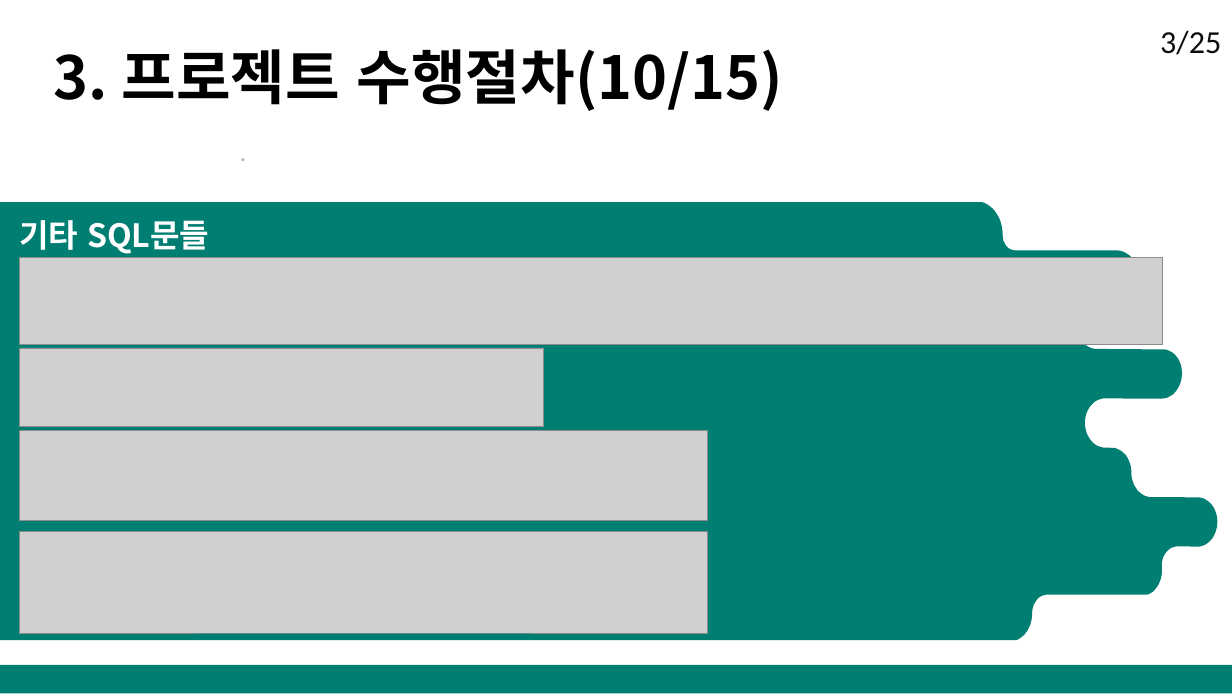
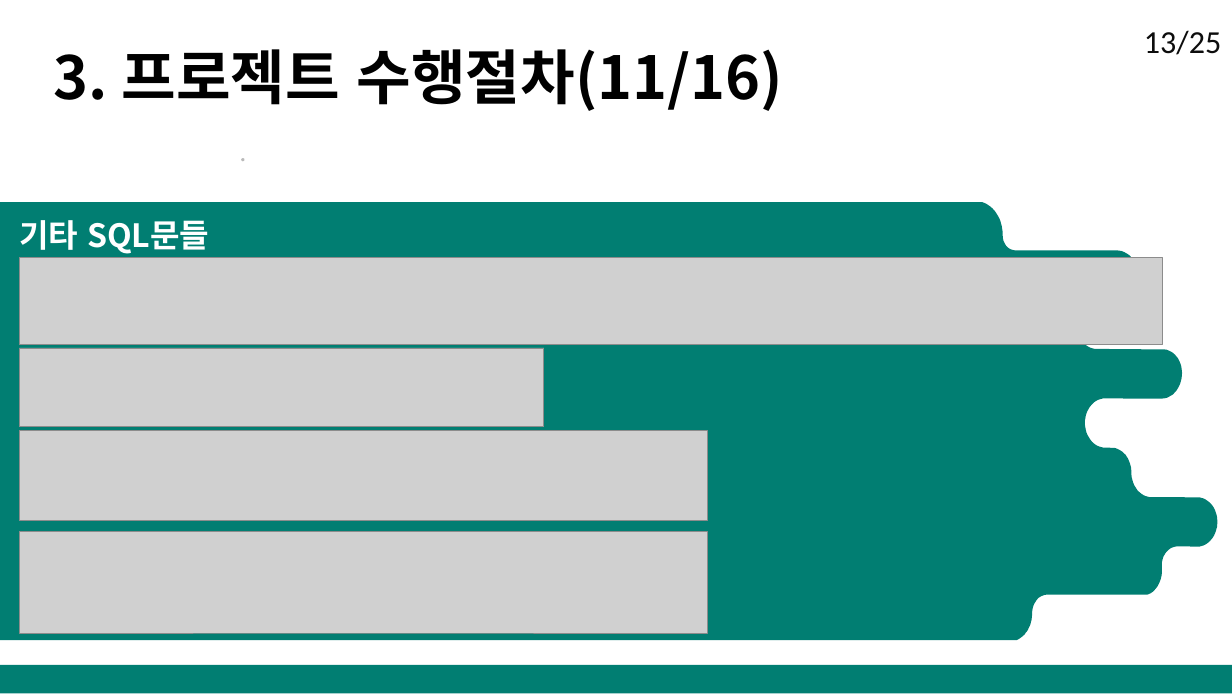
Before and after one commit to DongJoonLeeDJ/AI_305_7_20220627, a slide deck: slide 15 of DB수업/5팀/5조 데이터베이스과제.pptx. Drawn at 1232x694 pixels with LibreOffice and Linux fonts; fonts in the diff are those of the drawing; grey boxes stand for pictures. Boxes give left, top, right and bottom in pixels: in the first picture for what was removed or moved away, otherwise in the second. Text is boxed around its words. In the diff, an @@ line names an element or a change of style, - is before the commit and + after.

```diff
--- a/DB수업/5팀/5조 데이터베이스과제.pptx
+++ b/DB수업/5팀/5조 데이터베이스과제.pptx
@@ text at box(54, 49, 784, 111): text changed @@
-3. 프로젝트 수행절차(10/15)
+3. 프로젝트 수행절차(11/16)
@@ text at box(1144, 30, 1221, 55): text changed @@
-3/25
+13/25
```
Also in this commit, not shown: 15 other slides changed, 1 other file.
